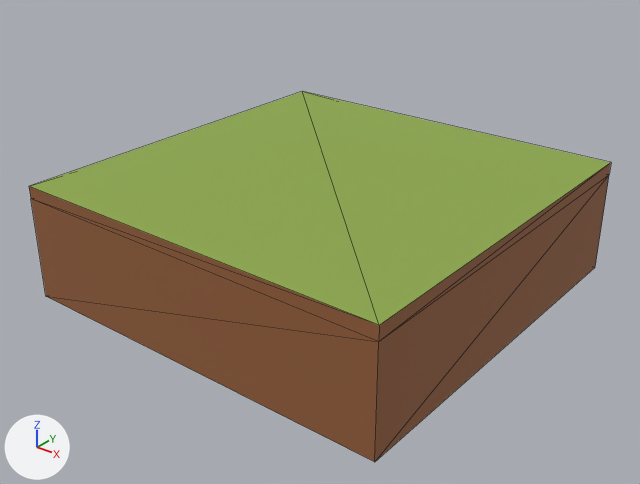
Two versions of the glTF model assets/3d/reworked/tile_grass.glb, one commit apart.
Rendered twice from a camera (50 mm lens) standing at (2.1, -2.68, 1.34) and looking at (0.04, -0.11, -0.26). Arrows for +X, +Y and +Z are at lower left; the lights stay in place. The picture after the commit comes second. Mesh edges are drawn as thin lines. Vertices at exactly the same position are counted once.

The older version as bpy lines, for what is in view:
```python
me_grass_body_mesh = bpy.data.meshes.new('grass_body_mesh')
me_grass_body_mesh.from_pydata(...)  # a box spanning x -0.85..0.85, y -0.85..0.85, z -0.5..-0.05
me_grass_body_mesh.materials.append(mat_earth_mid)  # brown #955f3b
me_grass_cap_mesh = bpy.data.meshes.new('grass_cap_mesh')
me_grass_cap_mesh.from_pydata(...)  # 8 vertices, 12 faces; spans x -0.85..0.85, y -0.85..0.85, z -0.05..0.0
# faces by material slot: [2, 10]
me_grass_cap_mesh.materials.append(mat_grass_primary)  # green #8da84a
me_grass_cap_mesh.materials.append(mat_earth_mid)  # brown #955f3b
# before: 0 (0.85, -0.85, 0.0) at pixel (379, 325), 1 (0.85, 0.85, 0.0) at pixel (611, 162), 2 (-0.85, 0.85, 0.0) at pixel (302, 91), 3 (-0.85, -0.85, 0.0) at pixel (28, 186)
ob_grass_body = bpy.data.objects.new('grass_body', me_grass_body_mesh)
ob_grass_body.location = (0.0, 0.0, 0.0)
ob_grass_cap = bpy.data.objects.new('grass_cap', me_grass_cap_mesh)
ob_grass_cap.location = (0.0, 0.0, 0.0)
```
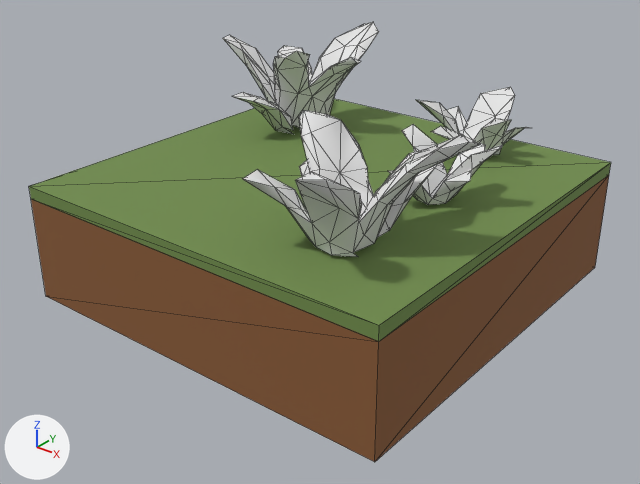
Patch to the scene script:
```diff
--- a/assets/3d/reworked/tile_grass.glb.py
+++ b/assets/3d/reworked/tile_grass.glb.py
@@ mat_grass_ground @@
+mat_grass_ground = principled_material('grass_ground')
+mat_grass_ground.base_color = (0.162, 0.262, 0.0704)  # green #708c4b
+mat_grass_ground.roughness = 0.88
@@ mat_grass_foliage_textured @@
+mat_grass_foliage_textured = principled_material('grass_foliage_textured')
+mat_grass_foliage_textured.base_color = (0.8, 0.8, 0.8)  # white #e7e7e7
@@ me_grass_cap_mesh @@
 me_grass_cap_mesh.from_pydata(...)  # 8 vertices, 12 faces; spans x -0.85..0.85, y -0.85..0.85, z -0.05..0.0
 # used by ob_grass_cap; location = (0.0, 0.0, 0.0)
 # verts and faces of me_grass_cap_mesh; kept vertices keep their numbers, new ones are numbered from 8
-me_grass_cap_mesh.materials.append(mat_grass_primary)  # green #8da84a
+# me_grass_cap_mesh part 1
+delete_faces([(0, 1, 2), (0, 2, 3)])
+faces += [(0, 1, 3), (1, 2, 3)]
+# me_grass_cap_mesh part 2: 10 faces spanning x -0.85..0.85, y -0.85..0.85, z -0.05..0.0 switch from mat_earth_mid (brown #955f3b) to mat_grass_ground (green #708c4b)
@@ me_rounded_source_grass_foliage_mesh @@
+me_rounded_source_grass_foliage_mesh.from_pydata(...)  # 327 vertices, 604 faces; spans x -0.85..0.85, y -0.85..0.85, z 0.01..0.44
+me_rounded_source_grass_foliage_mesh.materials.append(mat_grass_foliage_textured)  # its picture is missing
@@ ob_grass_foliage @@
+ob_grass_foliage = bpy.data.objects.new('grass_foliage', me_rounded_source_grass_foliage_mesh)
+ob_grass_foliage.location = (0.0, 0.0, 0.0)
```

Pixel boxes (x1, y1, x2, y2) of what changed, in the pictures (640 x 484 px; the box of a moved part takes in the faces that stretch with it):
'grass_foliage', added
    after: (223, 22, 532, 257)
part 1 of me_grass_cap_mesh, moved or reshaped
    before: (30, 91, 611, 325)
    after: (30, 99, 611, 325)
part 2 of me_grass_cap_mesh, recoloured
    both: (29, 163, 611, 341)
